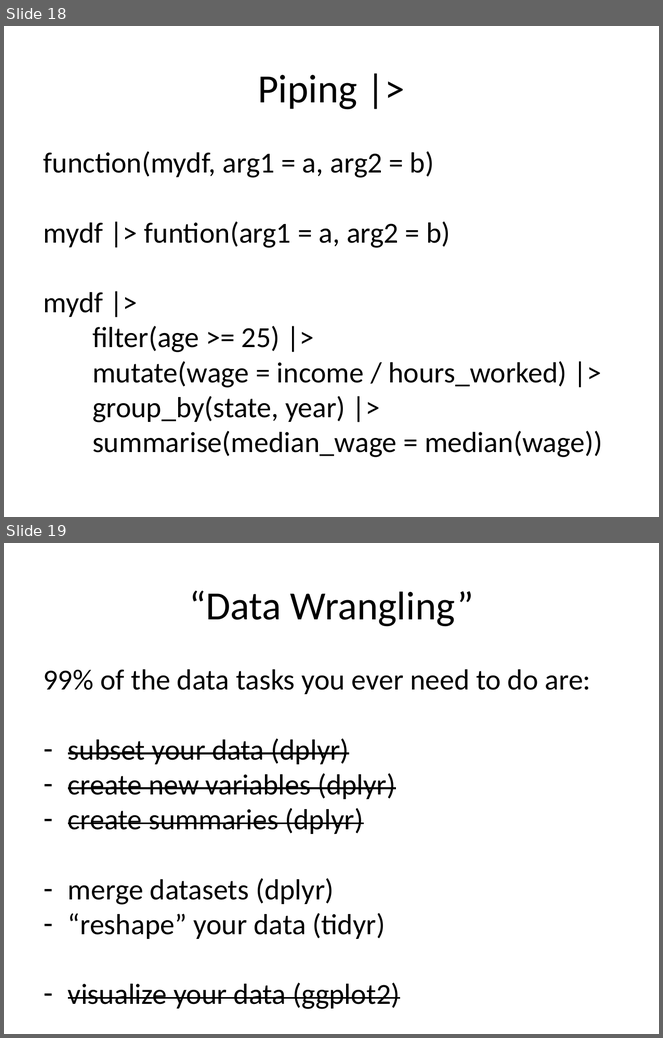
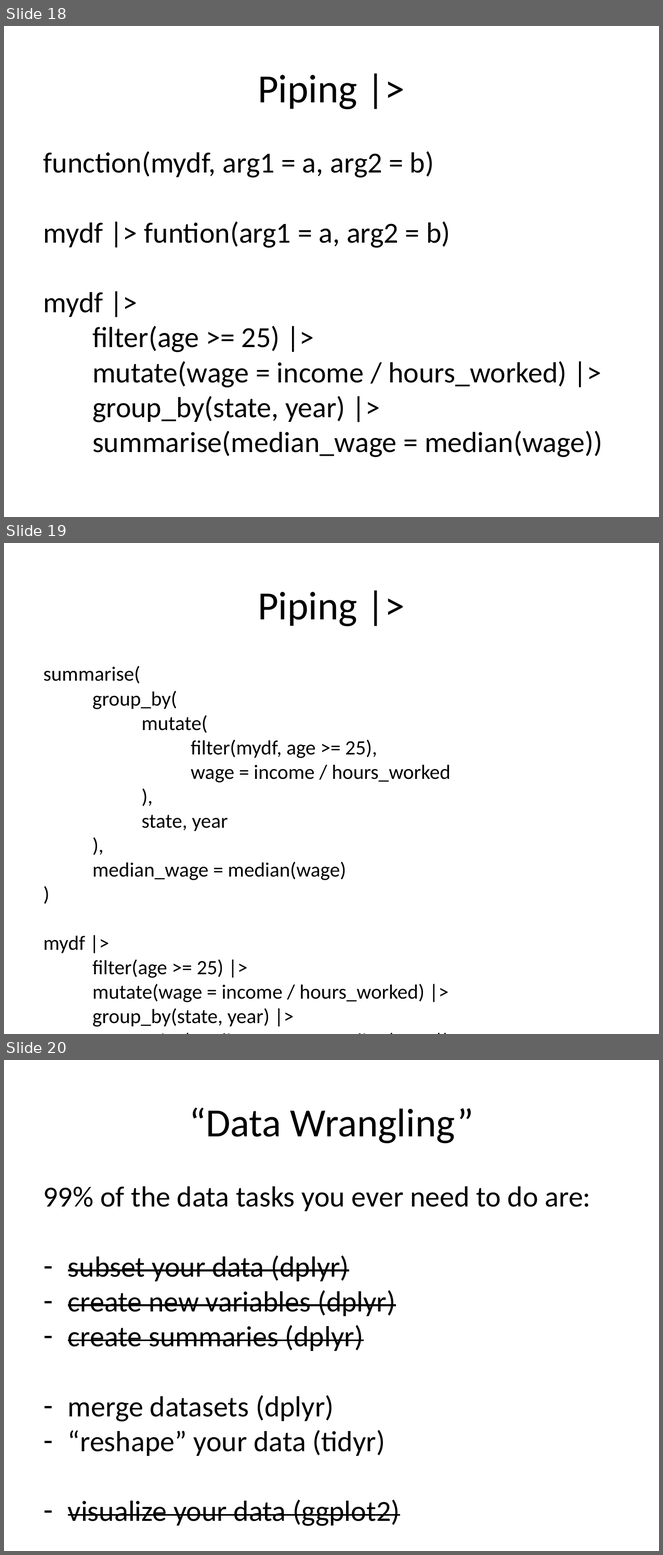
Before and after one commit to jtannen/r-for-datascience, a slide deck: session-3-wrangling/session-3-wrangling.pptx. Shown one above the other, each under a label of ours: slides 18 and 19 before the commit, slides 18, 19 and 20 after it. The pictures are 663x1038 and 663x1555 pixels, drawn with LibreOffice and Linux fonts; fonts in the diff are those of the drawing. Boxes give left, top, right and bottom in pixels: in the first picture for what was removed or moved away, otherwise in the second. Text is boxed around its words. In the diff, an @@ line names an element or a change of style, - is before the commit and + after.

```diff
--- a/session-3-wrangling/session-3-wrangling.pptx
+++ b/session-3-wrangling/session-3-wrangling.pptx
@@ slide 19 added at bbox=[4, 543, 659, 1034], background #FFFFFF @@
@@ title added at bbox=[258, 592, 358, 627], 44 pt, text #000000 @@
+Piping |>
@@ text added at bbox=[44, 666, 451, 1027], 22.4 pt, text #000000 @@
+summarise(
+group_by(
+mutate(
+filter(mydf, age >= 25),
+wage = income / hours_worked
+),
+state, year
+),
+median_wage = median(wage)
+)
+mydf |>
+filter(age >= 25) |>
+mutate(wage = income / hours_worked) |>
+group_by(state, year) |>
+summarise(median_wage = median(wage))
@@ what was slide 19 is now slide 20 @@
```
Also in this commit, not shown: 2 slides changed, 1 other file.
